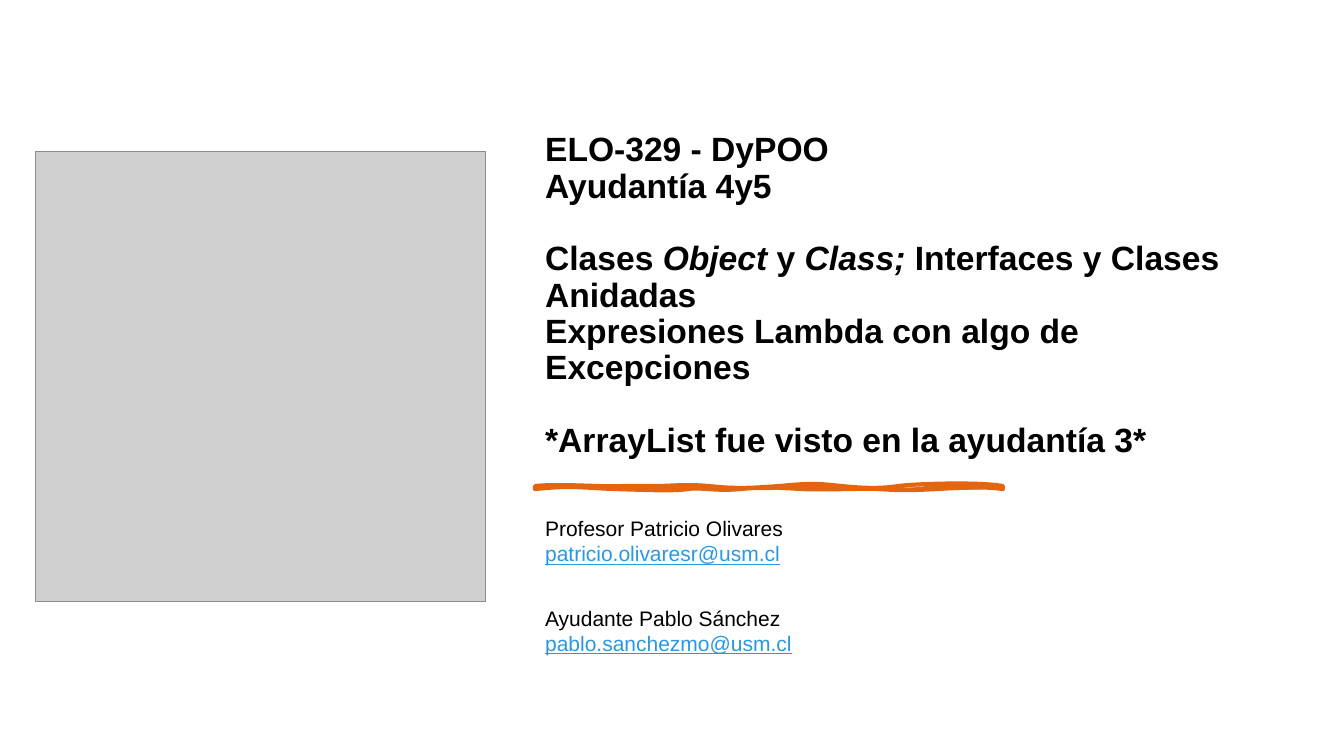
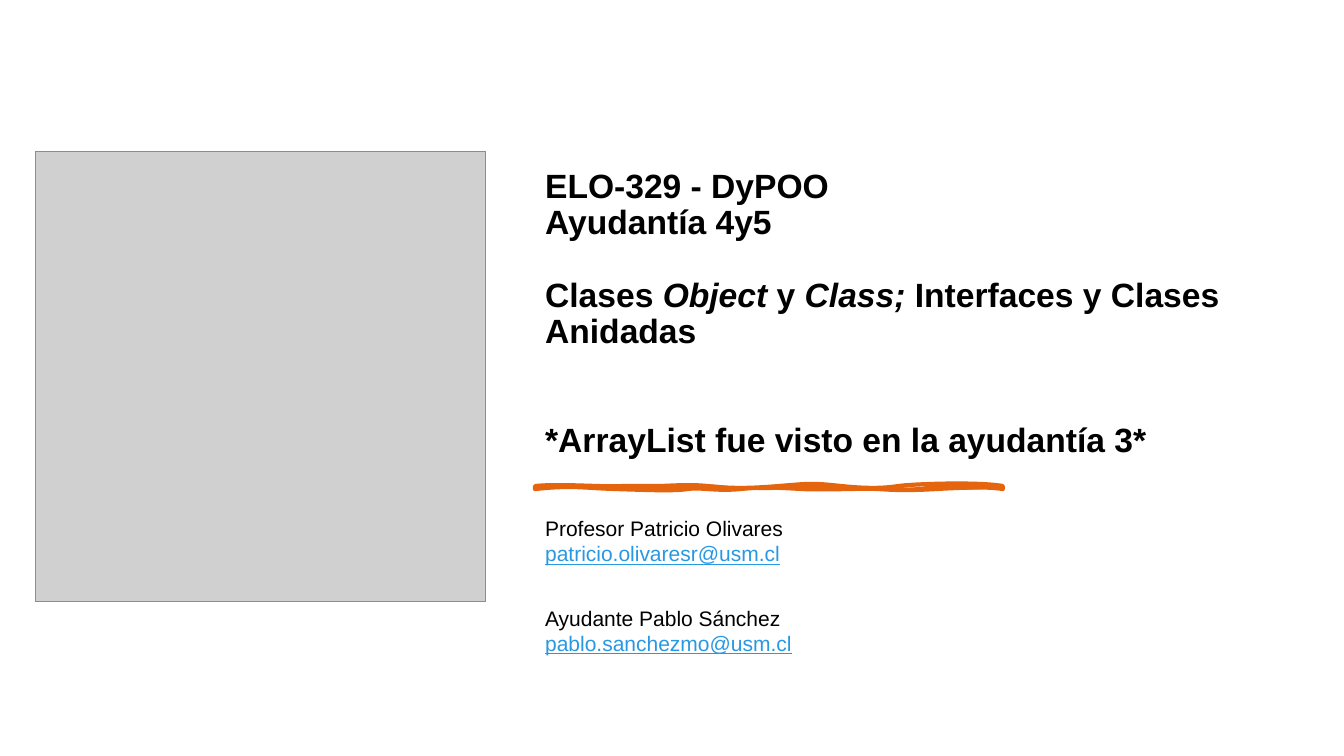
Before and after one commit to polivares/ELO329, a slide deck: slide 1 of ayudantia-paralelo-200/4y5/ELO-329 - semana 4y5.pptx. Drawn at 1344x756 pixels with LibreOffice and Linux fonts; fonts in the diff are those of the drawing; grey boxes stand for pictures. Boxes give left, top, right and bottom in pixels: in the first picture for what was removed or moved away, otherwise in the second. Text is boxed around its words. In the diff, an @@ line names an element or a change of style, - is before the commit and + after.

```diff
--- a/ayudantia-paralelo-200/4y5/ELO-329 - semana 4y5.pptx
+++ b/ayudantia-paralelo-200/4y5/ELO-329 - semana 4y5.pptx
@@ title at box(545, 174, 1219, 459): text changed @@
-ELO-329 - DyPOO
-Ayudantía 4y5
-Clases Object y Class; Interfaces y Clases Anidadas
-Expresiones Lambda con algo de Excepciones
-*ArrayList fue visto en la ayudantía 3*
+ELO-329 - DyPOO
+Ayudantía 4y5
+Clases Object y Class; Interfaces y Clases Anidadas
+*ArrayList fue visto en la ayudantía 3*
```
Also in this commit, not shown: 1 other slide changed.
